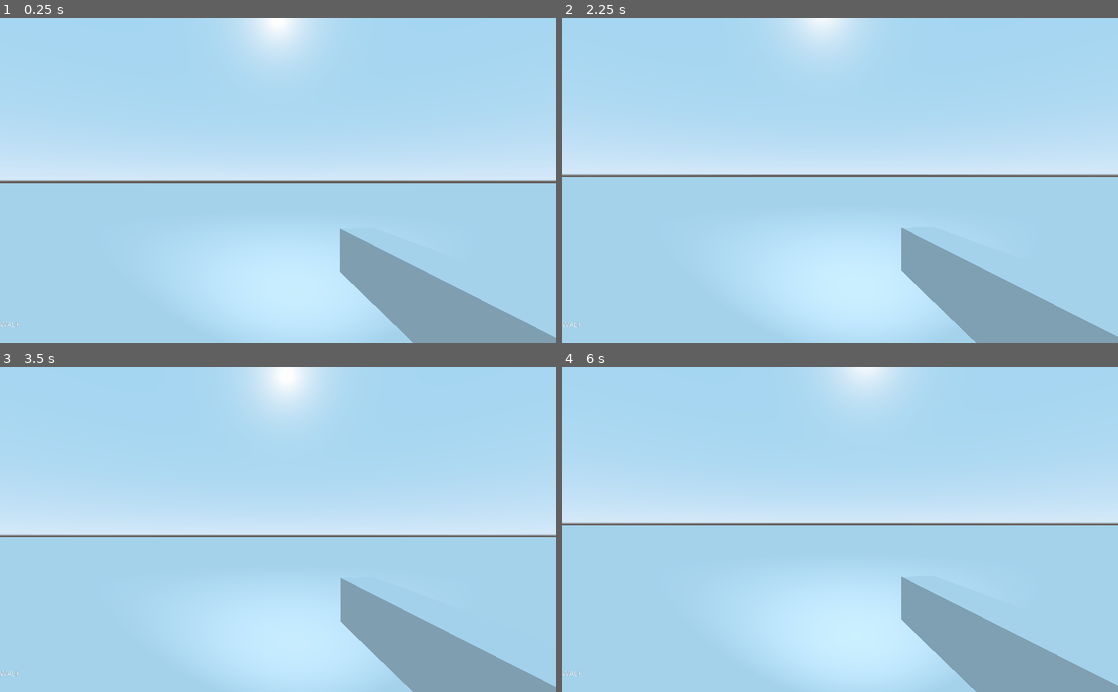
Above: before the commit, frames 1-4 (two rows, left to right).
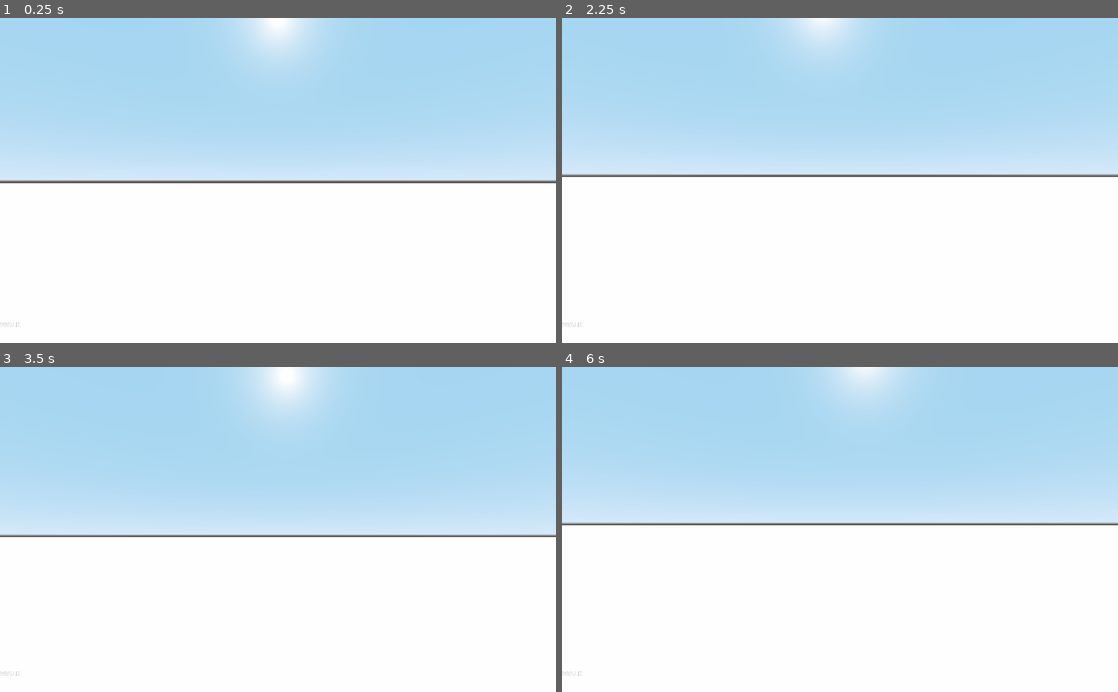
Above: after the commit, the same moments.

Repository: Terkwood/maze
Game: Godot game, scene res://HedgeMaze.tscn
Two runs of this game, one before a commit and one after it. Both use one fixed random seed, a clock stepped at 60 frames per second and the inputs below.
Inputs (mouse positions are in pixels of both pictures, inside the frame that each line leads up to):
- Up to frame 1 (0.25 s): no input
- Up to frame 2 (2.25 s): tap Enter at 0.5, 2 s; move the mouse to (867, 180) at 0.52 s; hold W from 0.53 s (still down); tap Space at 1.25 s; move the mouse to (812, 180) at 1.27 s; move the mouse to (851, 174) at 2.02 s
- Up to frame 3 (3.5 s): keep holding W; tap Space at 2.75 s; move the mouse to (272, 536) at 2.77 s
- Up to frame 4 (6 s): tap Enter at 3.5 s; move the mouse to (878, 532) at 3.52 s; tap Space at 4.25 s; move the mouse to (795, 526) at 4.27 s; move the mouse to (845, 529) at 5.02 s; move the mouse to (817, 523) at 5.77 s; release W at 5.78 s; hold D from 5.78 s (still down)

The runs differ from the first frame. In frame 1, 49% of the frame differs, in the area x 0-100%, y 50-100%; in frame 2, 51%; in frame 3, 48%; in frame 4, 51%, in the area x 0-100%, y 48-100%.

Commit message:
set prop

Diff:
--- a/HedgeMaze.tscn
+++ b/HedgeMaze.tscn
@@ -9,6 +9,7 @@
 background_mode = 2
 background_sky = SubResource( 4 )
 ambient_light_color = Color( 1, 1, 1, 1 )
+ambient_light_sky_contribution = 0.0
 
 [sub_resource type="CubeMesh" id=2]
 size = Vector3( 1000, 2, 1000 )
